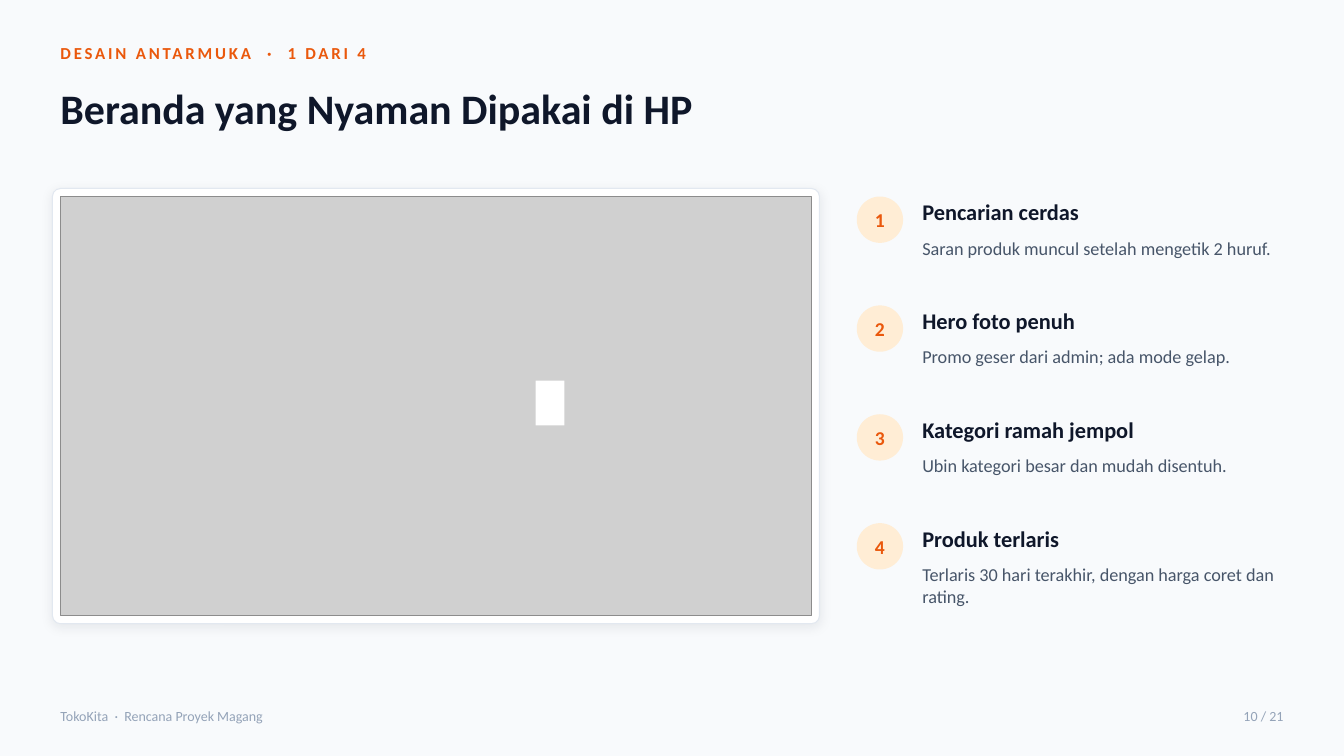
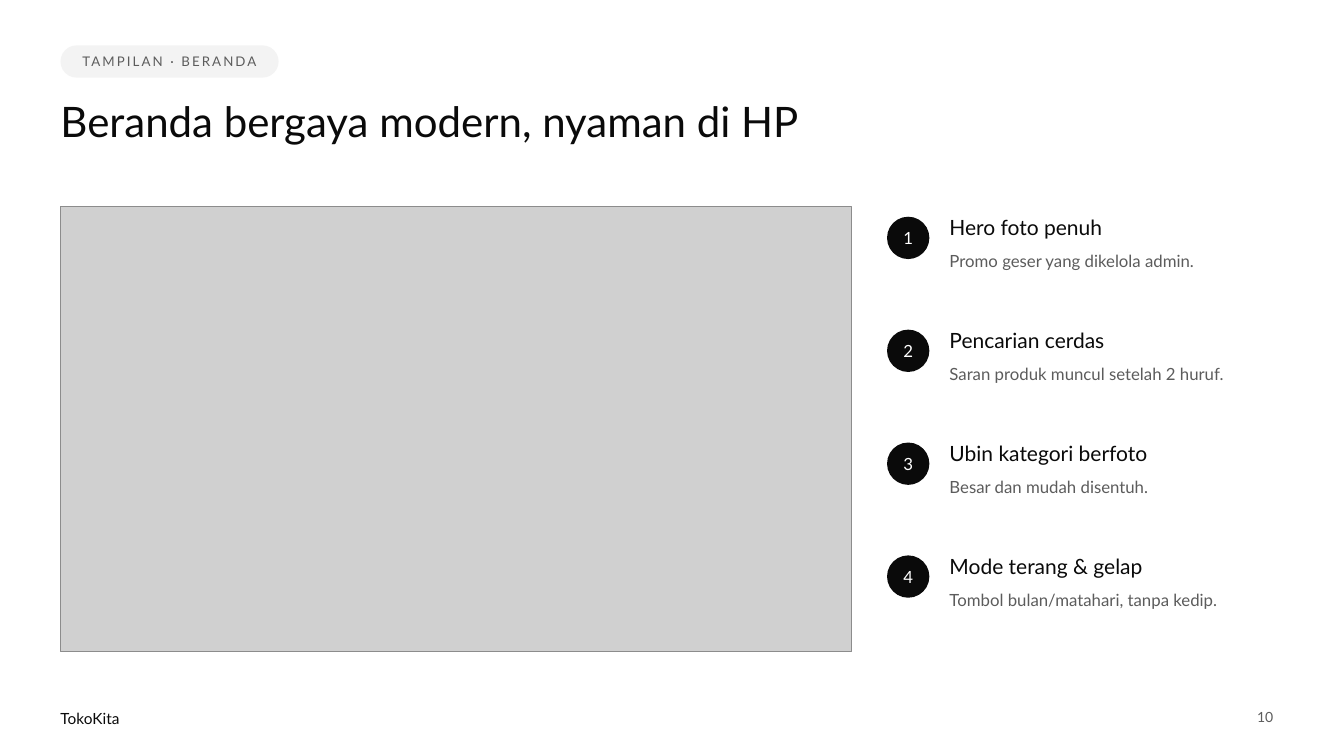
Before and after one commit to Magang-Project-Cmlabs/ecommerce, a slide deck: slide 10 of docs/Presentasi_ECommerce_TokoKita.pptx. Drawn at 1344x756 pixels with LibreOffice and Linux fonts; fonts in the diff are those of the drawing; grey boxes stand for pictures. Boxes give left, top, right and bottom in pixels: in the first picture for what was removed or moved away, otherwise in the second. Text is boxed around its words. In the diff, an @@ line names an element or a change of style, - is before the commit and + after.

```diff
--- a/docs/Presentasi_ECommerce_TokoKita.pptx
+++ b/docs/Presentasi_ECommerce_TokoKita.pptx
@@ background #F8FAFC to #FFFFFF @@
@@ rounded rectangle added at [60,45,278,78], fill #F3F3F3 @@
@@ text removed at [288,48,365,59] @@
-DESAIN ANTARMUKA · 1 DARI 4
@@ title "Beranda bergaya modern, nyaman di ..." at [224,106,798,145]: vertical alignment middle to top @@
@@ text added at [60,106,213,138], 9.5 pt, text #5C5C5C @@
+TAMPILAN · BERANDA
@@ title at [224,106,798,145]: text changed; font Calibri to Lato; text colour #0F172A to #0A0A0A; bold off @@
-Beranda yang Nyaman Dipakai di HP
+Beranda bergaya modern, nyaman di HP
@@ rounded rectangle removed at [52,189,820,624] @@
@@ picture: place and size @@
-picture at [60,197,812,616]
+picture at [60,207,852,652]
@@ text "1": place and size @@
-text "1" at [857,197,903,243]
+text "1" at [903,232,913,244]
@@ ellipse added at [887,217,930,259], fill #0A0A0A @@
@@ text "Hero foto penuh": place and size @@
-text "Hero foto penuh" at [922,313,1075,333]
+text "Hero foto penuh" at [949,219,1102,239]
@@ text "Hero foto penuh" at [949,219,1102,239]: size 16 to 15 pt, font Calibri to Lato, text colour #0F172A to #0A0A0A, bold off @@
@@ text at [949,254,1194,270]: text changed; size 13 to 12 pt; font Calibri to Lato; text colour #475569 to #5C5C5C @@
-Promo geser dari admin; ada mode gelap.
+Promo geser yang dikelola admin.
@@ text "Pencarian cerdas" at [949,332,1104,348]: size 16 to 15 pt, font Calibri to Lato, text colour #0F172A to #0A0A0A, bold off @@
@@ text "Pencarian cerdas": place and size @@
-text "Pencarian cerdas" at [922,204,1079,220]
+text "Pencarian cerdas" at [949,332,1104,348]
@@ text "2": place and size @@
-text "2" at [857,306,903,352]
+text "2" at [903,345,913,357]
@@ ellipse added at [887,330,930,372], fill #0A0A0A @@
@@ rectangle removed at [535,381,565,425] @@
@@ text at [949,367,1224,383]: text changed; size 13 to 12 pt; font Calibri to Lato; text colour #475569 to #5C5C5C @@
-Saran produk muncul setelah mengetik 2 huruf.
+Saran produk muncul setelah 2 huruf.
@@ text "3": place and size @@
-text "3" at [857,414,903,461]
+text "3" at [903,458,913,470]
@@ ellipse added at [887,443,930,485], fill #0A0A0A @@
@@ text at [949,445,1147,465]: text changed; size 16 to 15 pt; font Calibri to Lato; text colour #0F172A to #0A0A0A; bold off @@
-Kategori ramah jempol
+Ubin kategori berfoto
@@ text at [949,480,1148,493]: text changed; size 13 to 12 pt; font Calibri to Lato; text colour #475569 to #5C5C5C @@
-Ubin kategori besar dan mudah disentuh.
+Besar dan mudah disentuh.
@@ text removed at [922,531,1059,547] @@
-Produk terlaris
@@ size 14 to 12 pt, font Calibri to Lato, text colour #EA580C to #FFFFFF, bold off; fill #FFEDD5 to none in 4 elements at [903,458,913,470], [903,232,913,244], [903,345,913,357], [903,571,913,583] @@
@@ text "4": place and size @@
-text "4" at [857,523,903,570]
+text "4" at [903,571,913,583]
@@ ellipse added at [887,556,930,598], fill #0A0A0A @@
@@ text at [949,558,1142,578]: text changed; size 13 to 15 pt; font Calibri to Lato; text colour #475569 to #0A0A0A @@
-Terlaris 30 hari terakhir, dengan harga coret dan rating.
+Mode terang & gelap
@@ text added at [949,593,1217,609], 12 pt, text #5C5C5C @@
+Tombol bulan/matahari, tanpa kedip.
@@ text removed at [60,711,263,723] @@
-TokoKita · Rencana Proyek Magang
@@ text added at [60,712,119,724], 11 pt, text #0A0A0A @@
+TokoKita
@@ page number at [1257,712,1273,722]: text changed; font Calibri to Lato; text colour #94A3B8 to #5C5C5C @@
-10 / 21
+10
```
Also in this commit, not shown: 15 other slides changed, 6 slides added, 4 slides removed, 13 other files.
